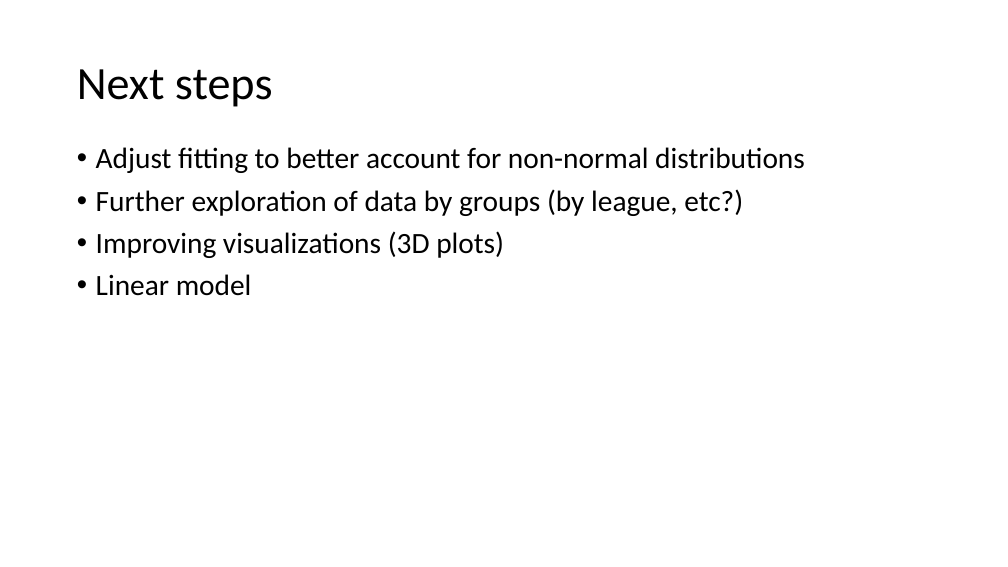
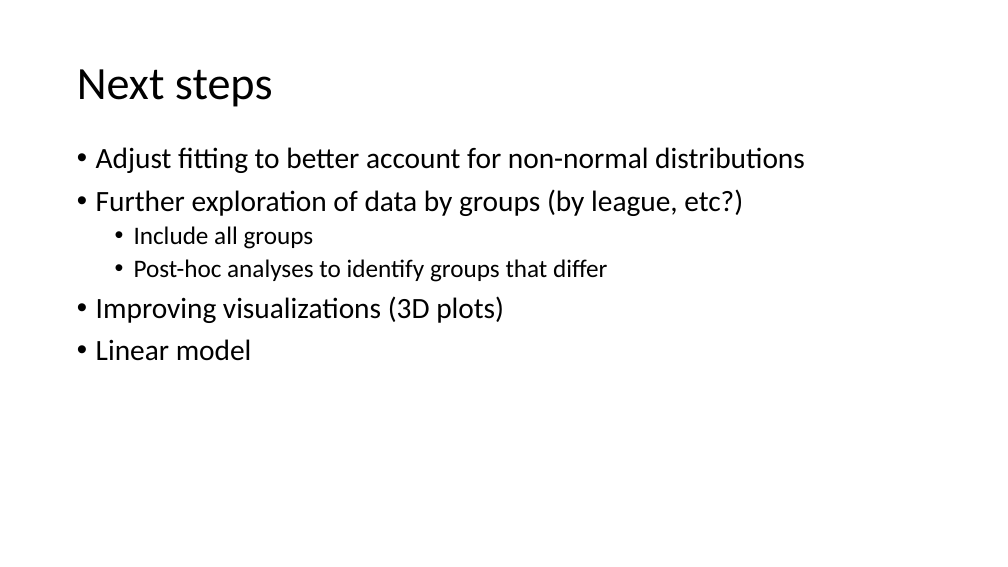
Before and after one commit to rmesina/T2_Codes-R-Us, a slide deck: slide 17 of midterm_project/Determining which variables contribute to likely hood of.pptx (slide 16 before the commit). Drawn at 1008x567 pixels with LibreOffice and Linux fonts; fonts in the diff are those of the drawing. Boxes give left, top, right and bottom in pixels: in the first picture for what was removed or moved away, otherwise in the second. Text is boxed around its words. In the diff, an @@ line names an element or a change of style, - is before the commit and + after.

```diff
--- a/midterm_project/Determining which variables contribute to likely hood of.pptx
+++ b/midterm_project/Determining which variables contribute to likely hood of.pptx
@@ text at [134,226,607,282]: paragraphs added @@
+  • Include all groups
+  • Post-hoc analyses to identify groups that differ
```
Also in this commit, not shown: 2 other slides changed, 3 slides added, 2 slides removed, 12 other files.
